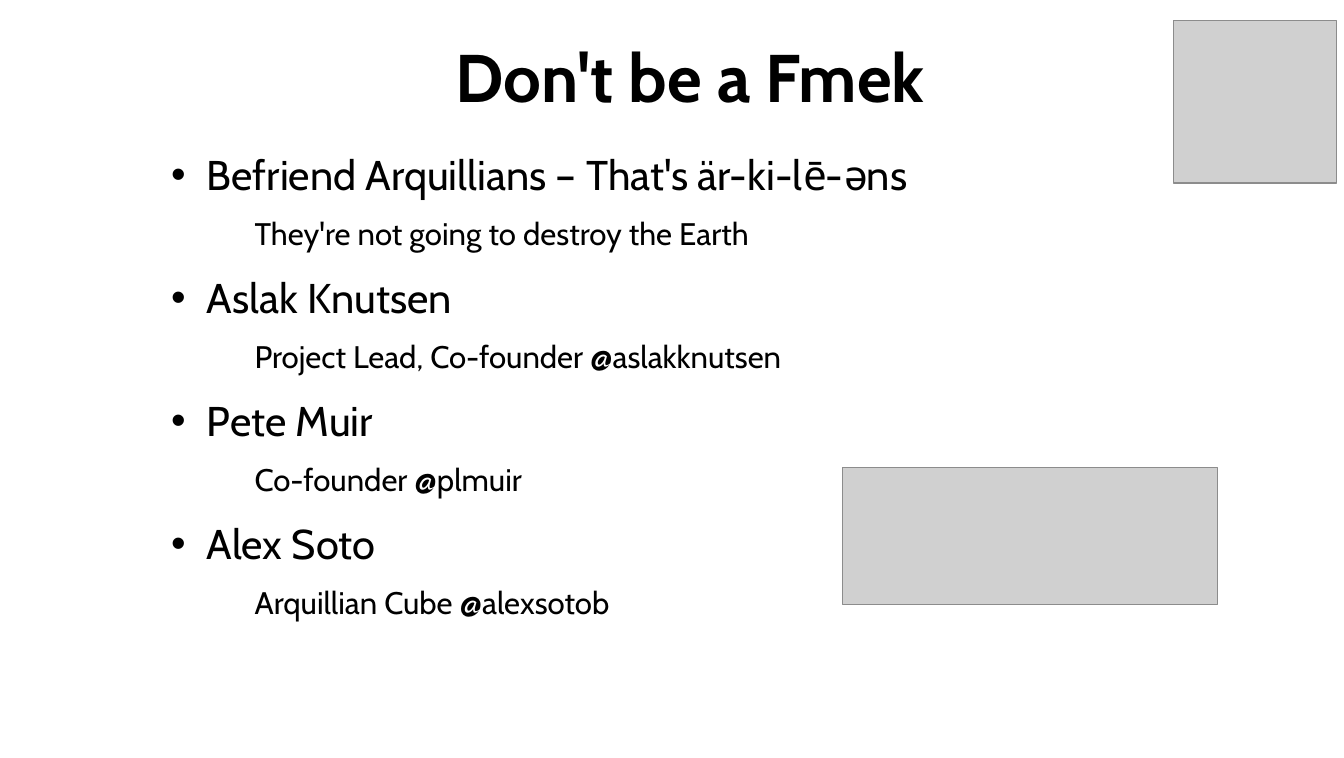
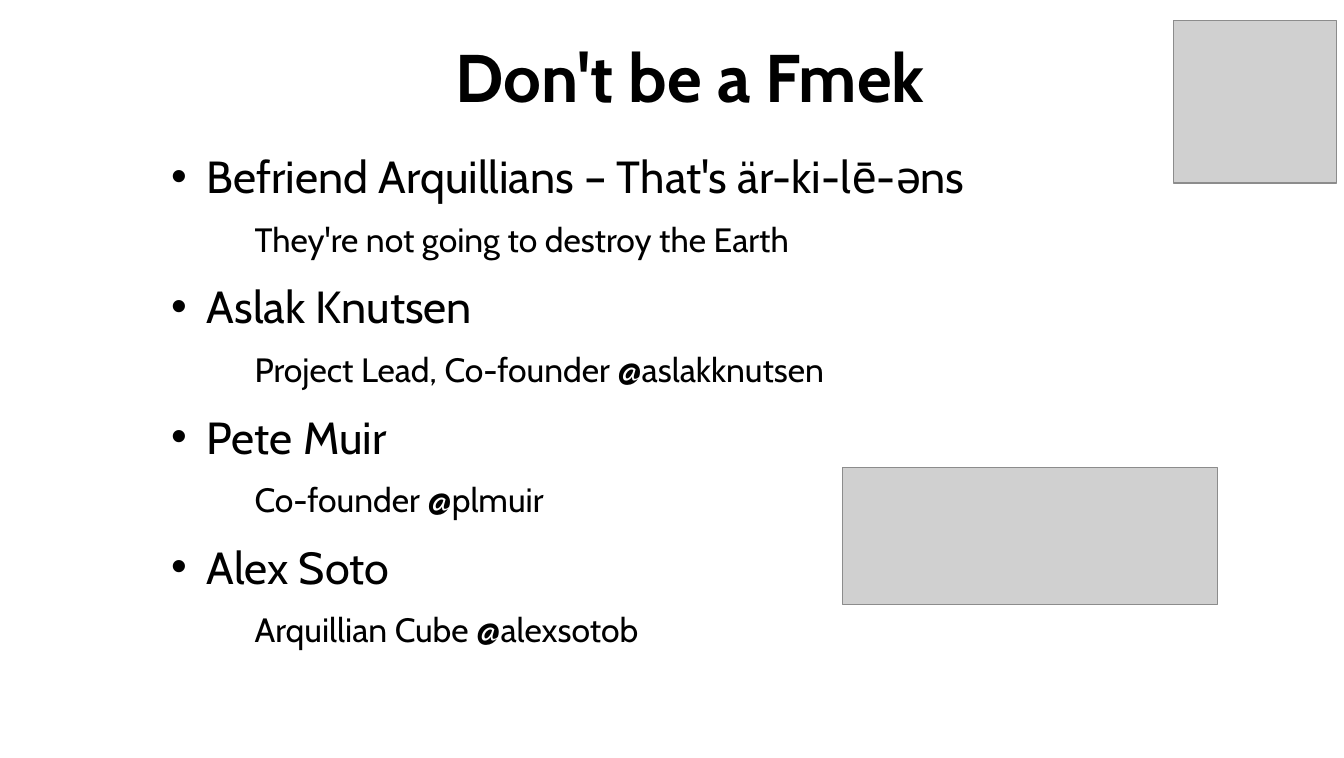
Before and after one commit to AndyGee/arquillian-demo, a slide deck: slide 11 of Apache_TomEE_Arquillian.odp. Drawn at 1344x758 pixels with LibreOffice and Linux fonts; fonts in the diff are those of the drawing; grey boxes stand for pictures; background and template pictures are left out. Boxes give left, top, right and bottom in pixels: in the first picture for what was removed or moved away, otherwise in the second. Text is boxed around its words. In the diff, an @@ line names an element or a change of style, - is before the commit and + after.

```diff
--- a/Apache_TomEE_Arquillian.odp
+++ b/Apache_TomEE_Arquillian.odp
@@ text "Befriend Arquillians – That's är-ki-lē-əns" at bbox=[207, 159, 851, 650]: size 29.6 to 32 pt in "Befriend Arquillians – That's är-ki-lē-əns", "Aslak Knutsen", "Pete Muir", "Alex Soto"; size 22.2 to 24 pt in "They're not going to destroy the Earth", "Project Lead, Co-founder @aslakknutsen", "Co-founder @plmuir", "Arquillian Cube @alexsotob" @@
```
Also in this commit, not shown: 3 other slides changed, 23 slides added, 6 other files.
